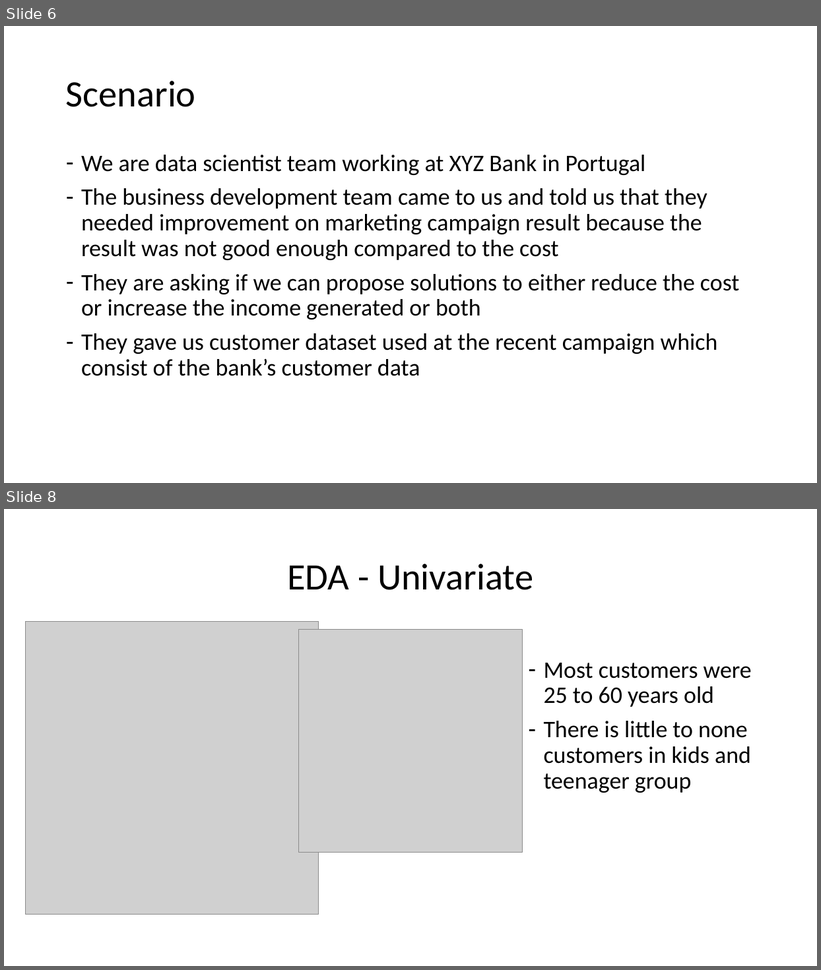
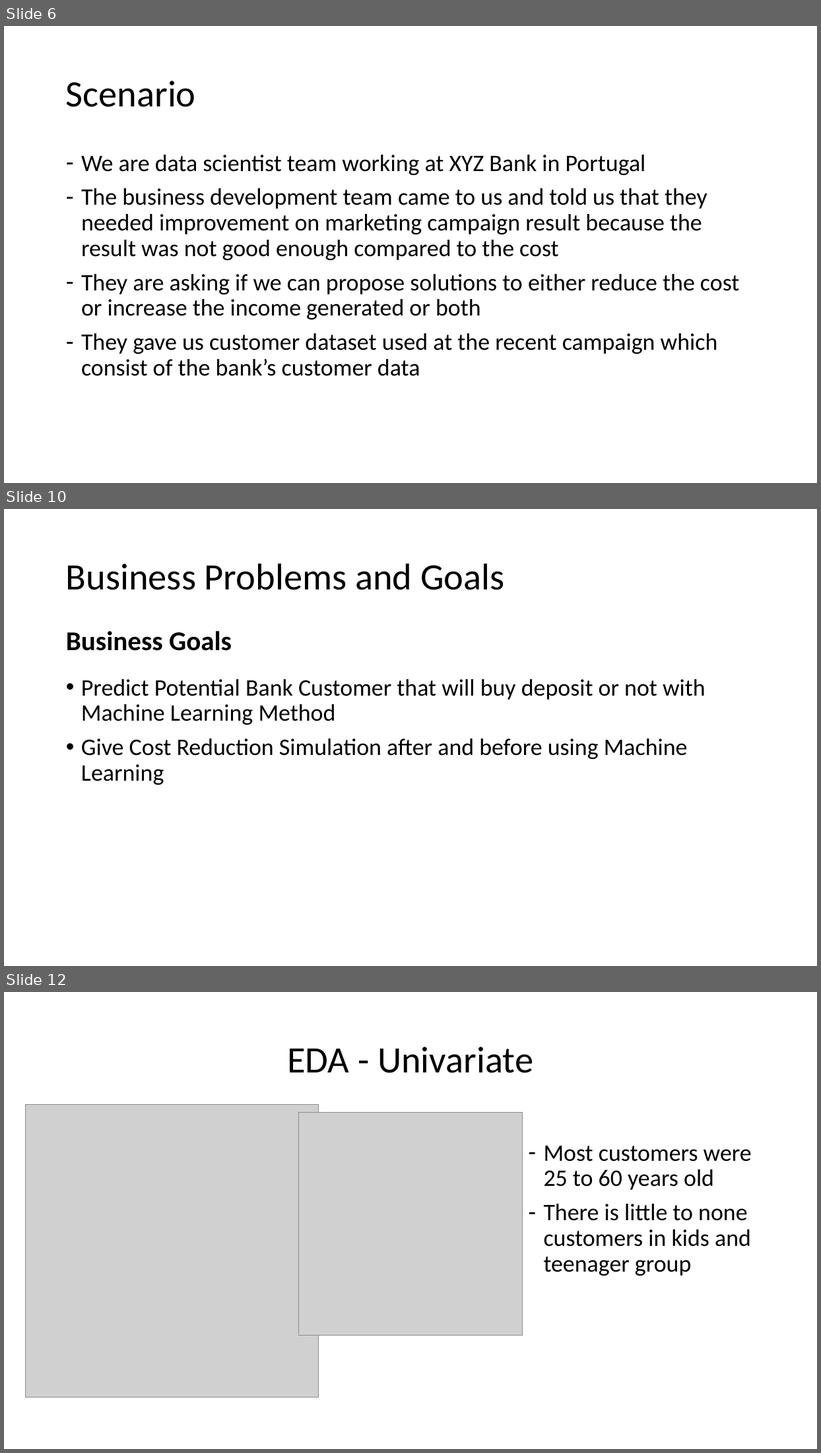
Before and after one commit to abdullahayas123/Tes-Model-Marketing-Scipy, a slide deck: Presentation.pptx. Shown one above the other, each under a label of ours: slides 6 and 8 before the commit, slides 6, 10 and 12 after it; the slides between them are not shown. The pictures are 821x970 and 821x1453 pixels, drawn with LibreOffice and Linux fonts; fonts in the diff are those of the drawing; grey boxes stand for pictures. Boxes give left, top, right and bottom in pixels: in the first picture for what was removed or moved away, otherwise in the second. Text is boxed around its words. In the diff, an @@ line names an element or a change of style, - is before the commit and + after.

```diff
--- a/Presentation.pptx
+++ b/Presentation.pptx
@@ slide 10 added at (x1=4, y1=509, x2=817, y2=966), background #FFFFFF @@
@@ title added at (x1=66, y1=563, x2=504, y2=590), 44 pt, text #000000 @@
+Business Problems and Goals
@@ text added at (x1=66, y1=631, x2=232, y2=651), 32 pt, text #000000, bold @@
+Business Goals
@@ text added at (x1=81, y1=679, x2=706, y2=785), 28 pt, text #000000 @@
+• Predict Potential Bank Customer that will buy deposit or not with Machine Learning Method
+• Give Cost Reduction Simulation after and before using Machine Learning
@@ what was slide 8 is now slide 12 @@
```
Also in this commit, not shown: 2 slides changed, 24 other slides added, 2 slides removed.
